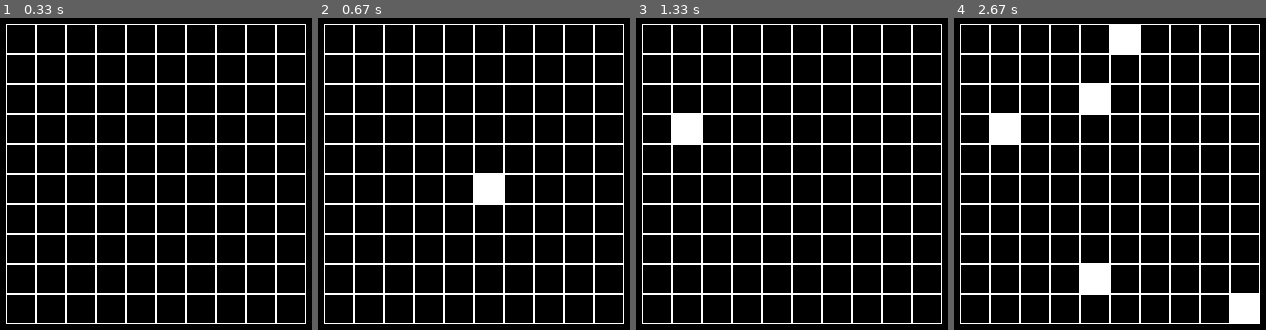
Above: before the commit, frames 1-4 (left to right).
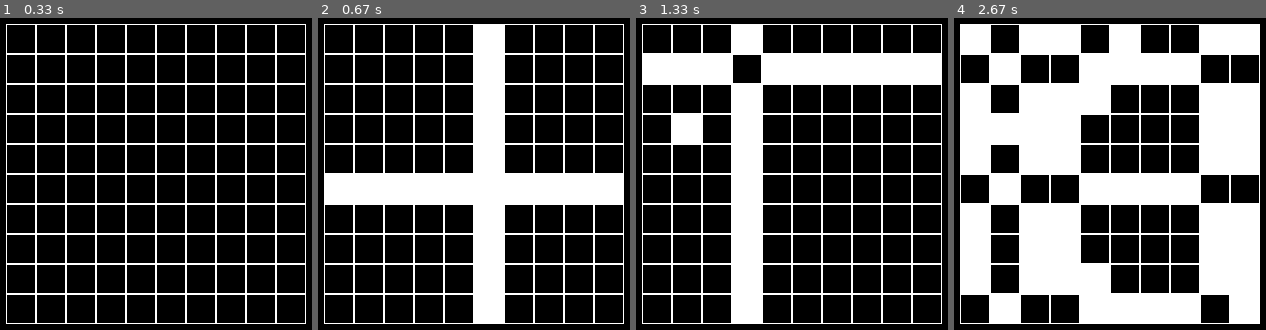
Above: after the commit, the same moments.

Repository: nikniksham/Moscow_Shamkov
Game: pygame game, started from pygame_part_3.py
Same seed, same stepped clock (60 frames per second), same inputs: the game is played once before the commit and once after it.
Inputs (mouse positions are in pixels of both pictures, inside the frame that each line leads up to):
- Up to frame 1 (0.33 s): no input
- Up to frame 2 (0.67 s): click (474, 174) at 0.38 s
- Up to frame 3 (1.33 s): click (795, 195) at 0.72 s; click (679, 120) at 1.05 s
- Up to frame 4 (2.67 s): click (1241, 301) at 1.38 s; click (1116, 52) at 1.72 s; click (1094, 267) at 2.05 s; click (1097, 111) at 2.38 s

Frame 1 is identical in both runs. In frame 2, 14% of the frame differs, in the area x 2-98%, y 2-98%; in frame 3, 14%; in frame 4, 40%.

Commit message:
pygame_3 задача 2

Diff:
--- a/pygame_part_3.py
+++ b/pygame_part_3.py
@@ -38,12 +38,19 @@
         if cell is not None:
             self.on_click(cell)
 
-    def on_click(self, xy):
-        x, y = xy
+    def switch_color(self, x, y):
         if self.board[y][x] == 1:
             self.board[y][x] = 0
         else:
             self.board[y][x] = 1
+
+    def on_click(self, xy):
+        x, y = xy
+        for i in range(len(self.board)):
+            self.switch_color(y, i)
+        for i in range(len(self.board[0])):
+            self.switch_color(i, x)
+        self.switch_color(x, y)
 
 
 board = Board(10, 10)
